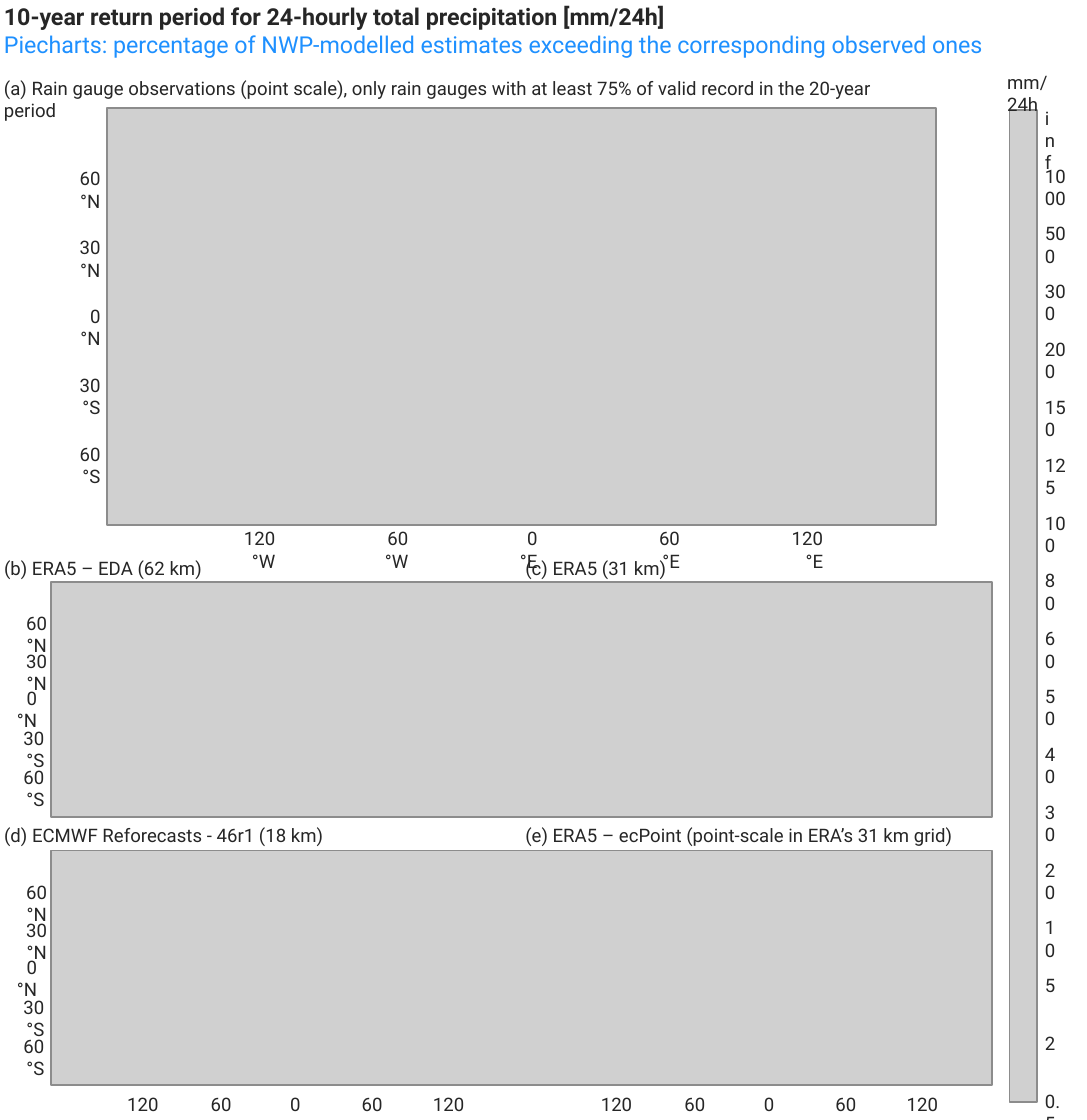
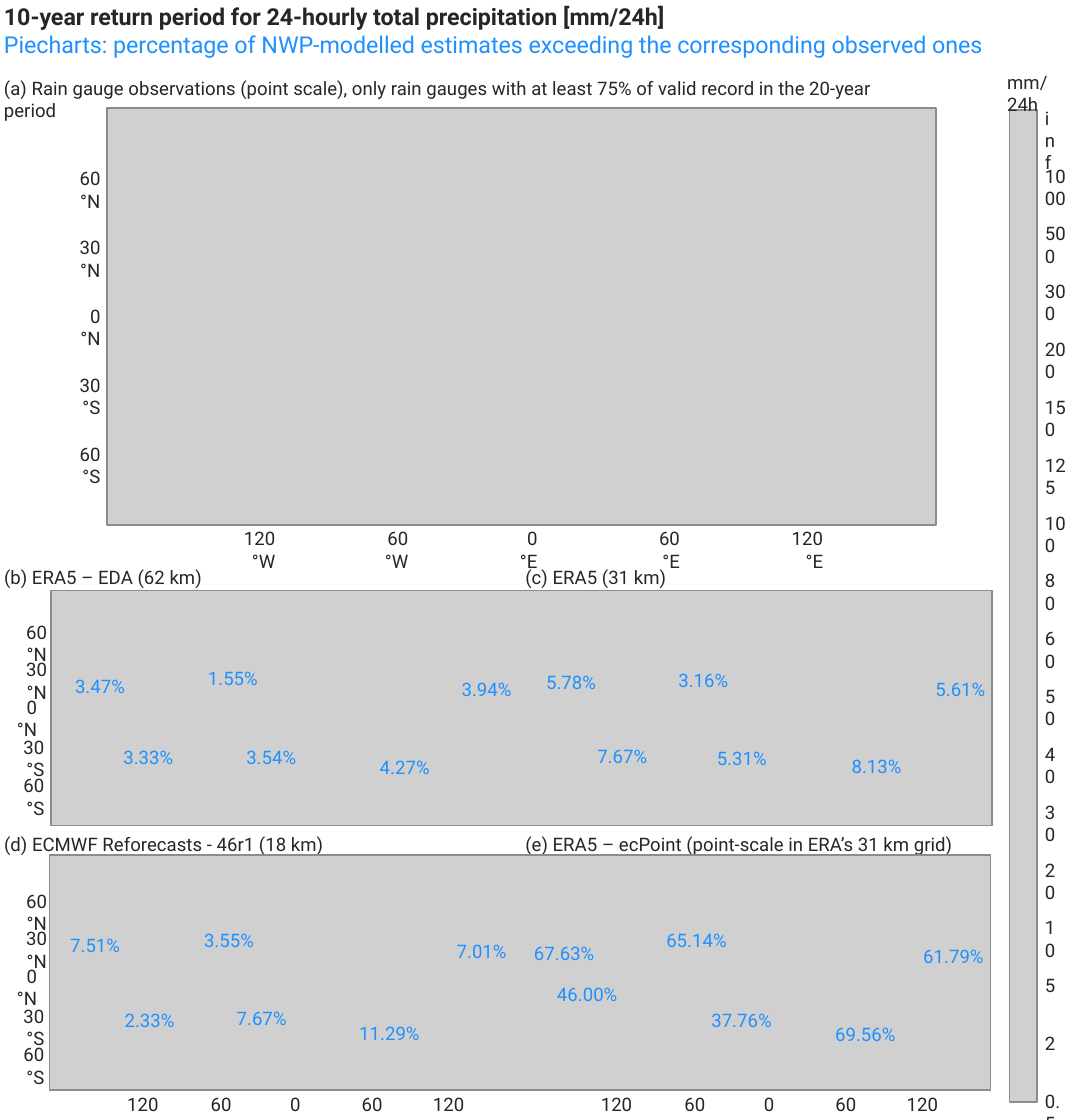
Before and after one commit to FatimaPillosu/BAMS---Verif_ClimateNWP_4_Points, a slide deck: slide 1 of Figures/09_OBS_NWP_Rainfall_10RP.pptx. Drawn at 1087x1120 pixels with LibreOffice and Linux fonts; fonts in the diff are those of the drawing; grey boxes stand for pictures. Boxes give left, top, right and bottom in pixels: in the first picture for what was removed or moved away, otherwise in the second. Text is boxed around its words. In the diff, an @@ line names an element or a change of style, - is before the commit and + after.

```diff
--- a/Figures/09_OBS_NWP_Rainfall_10RP.pptx
+++ b/Figures/09_OBS_NWP_Rainfall_10RP.pptx
@@ 14 texts, 1 picture: place and size @@
-14 texts, 1 picture at bbox=[4, 558, 992, 1075]
+14 texts, 1 picture at bbox=[4, 567, 992, 1084]
@@ text added at bbox=[75, 679, 125, 693], 8 pt, text #1E90FF @@
+3.47%
@@ text added at bbox=[208, 671, 258, 685], 8 pt, text #1E90FF @@
+1.55%
@@ text added at bbox=[462, 682, 512, 696], 8 pt, text #1E90FF @@
+3.94%
@@ text added at bbox=[546, 675, 596, 689], 8 pt, text #1E90FF @@
+5.78%
@@ text added at bbox=[678, 673, 728, 687], 8 pt, text #1E90FF @@
+3.16%
@@ text added at bbox=[935, 682, 985, 696], 8 pt, text #1E90FF @@
+5.61%
@@ text added at bbox=[597, 749, 647, 763], 8 pt, text #1E90FF @@
+7.67%
@@ text added at bbox=[123, 750, 173, 764], 8 pt, text #1E90FF @@
+3.33%
@@ text added at bbox=[246, 750, 296, 764], 8 pt, text #1E90FF @@
+3.54%
@@ text added at bbox=[380, 760, 430, 774], 8 pt, text #1E90FF @@
+4.27%
@@ text added at bbox=[717, 751, 767, 765], 8 pt, text #1E90FF @@
+5.31%
@@ text added at bbox=[852, 759, 902, 773], 8 pt, text #1E90FF @@
+8.13%
@@ picture: place and size @@
-picture at bbox=[50, 850, 992, 1084]
+picture at bbox=[50, 855, 990, 1089]
@@ text added at bbox=[70, 938, 120, 952], 8 pt, text #1E90FF @@
+7.51%
@@ text added at bbox=[204, 933, 254, 947], 8 pt, text #1E90FF @@
+3.55%
@@ text added at bbox=[457, 944, 507, 958], 8 pt, text #1E90FF @@
+7.01%
@@ text added at bbox=[534, 946, 594, 960], 8 pt, text #1E90FF @@
+67.63%
@@ text added at bbox=[666, 933, 726, 947], 8 pt, text #1E90FF @@
+65.14%
@@ text added at bbox=[923, 949, 983, 963], 8 pt, text #1E90FF @@
+61.79%
@@ text added at bbox=[557, 987, 617, 1001], 8 pt, text #1E90FF @@
+46.00%
@@ text added at bbox=[125, 1013, 175, 1027], 8 pt, text #1E90FF @@
+2.33%
@@ text added at bbox=[237, 1011, 287, 1025], 8 pt, text #1E90FF @@
+7.67%
@@ text added at bbox=[711, 1013, 771, 1027], 8 pt, text #1E90FF @@
+37.76%
@@ text added at bbox=[359, 1026, 419, 1040], 8 pt, text #1E90FF @@
+11.29%
@@ text added at bbox=[835, 1027, 895, 1041], 8 pt, text #1E90FF @@
+69.56%
```
Also in this commit, not shown: 1 other file.
